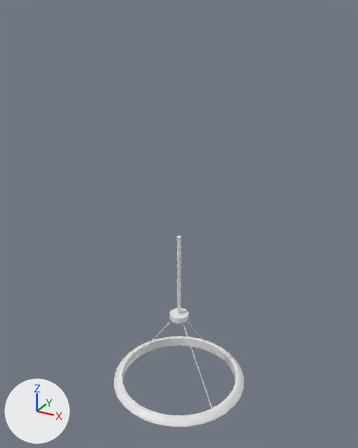
The FBX model Objective EC500 - Alex Mayer/Assets/FBX Files/Hanging Light.fbx: old version first, new version second.
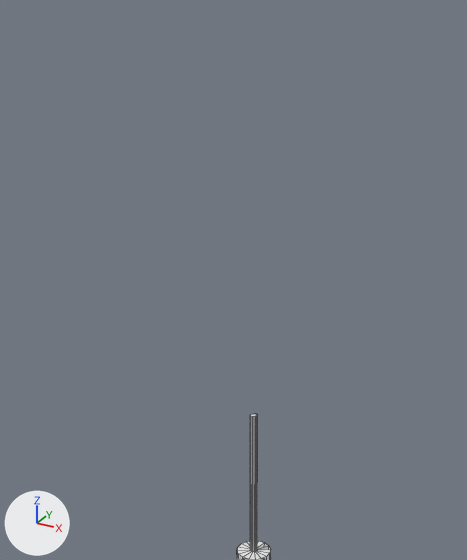
There are two pictures of each version: one whole from a 50 mm camera at (1.39, -2.73, 3.04) aimed at (-0.01, -0.2, 1.78), one close up on the part from 10% to 84% of the width and 0% to 71% of the height. Every picture has the same lights, and +X, +Y and +Z are marked at lower left. The close-ups show mesh edges as thin lines. Where no turn or scale is listed for an object, it has been applied to the vertices.
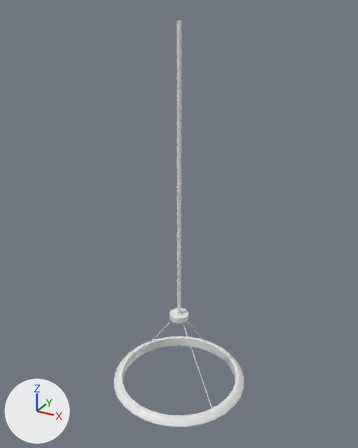
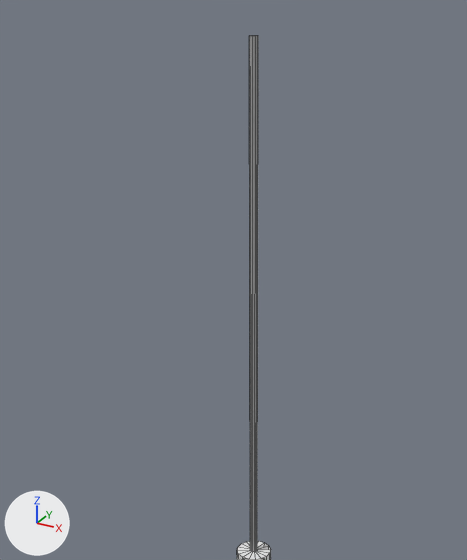
Location of each change, [x1, y1, x2, y2] in pixels of the close-ups (467 x 560 px; the box of a moved part takes in the faces that stretch with it):
'Cylinder', reshaped: before [237, 414, 271, 560]; after [237, 36, 271, 560]
part 1 of me_cylinder, moved or reshaped: before [250, 414, 258, 486]; after [249, 36, 258, 486]

The change in detail:
me_cylinder has 335 vertices, 296 faces and spans x -0.471..0.475, y -0.474..0.471, z -0.21..0.953.
me_cylinder is used by ob_cylinder; location (-0.002, -0.211, 0.744).
me_cylinder part 1: all 16 vertices in x -0.011..0.016, y -0.011..0.015, z 0.953 are moved by (0.0, 0.0, 1.277).
